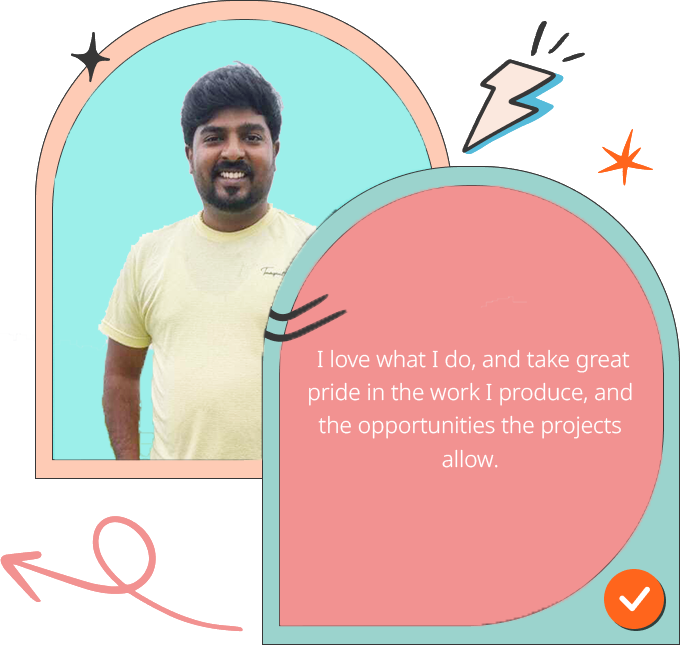
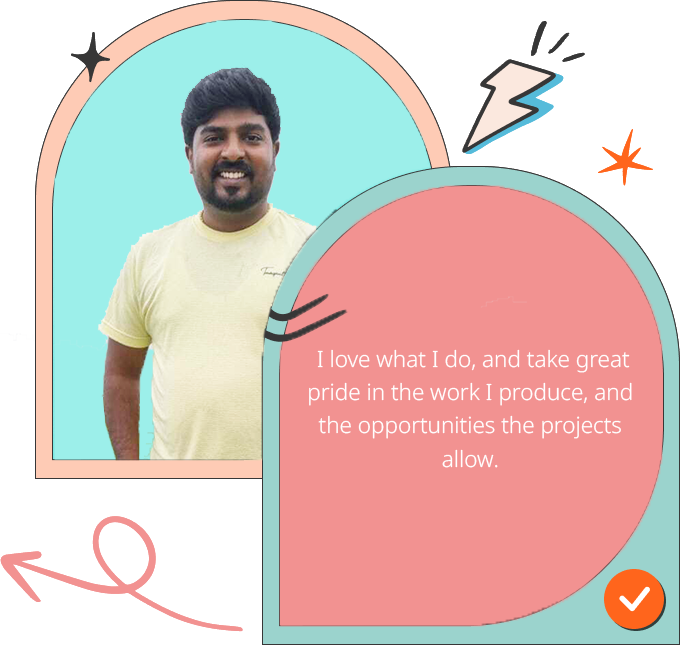
Revision of a layered 680x645 image; what changed, layer by layer:
painted on "Layer 1" over [101, 60, 285, 461]
